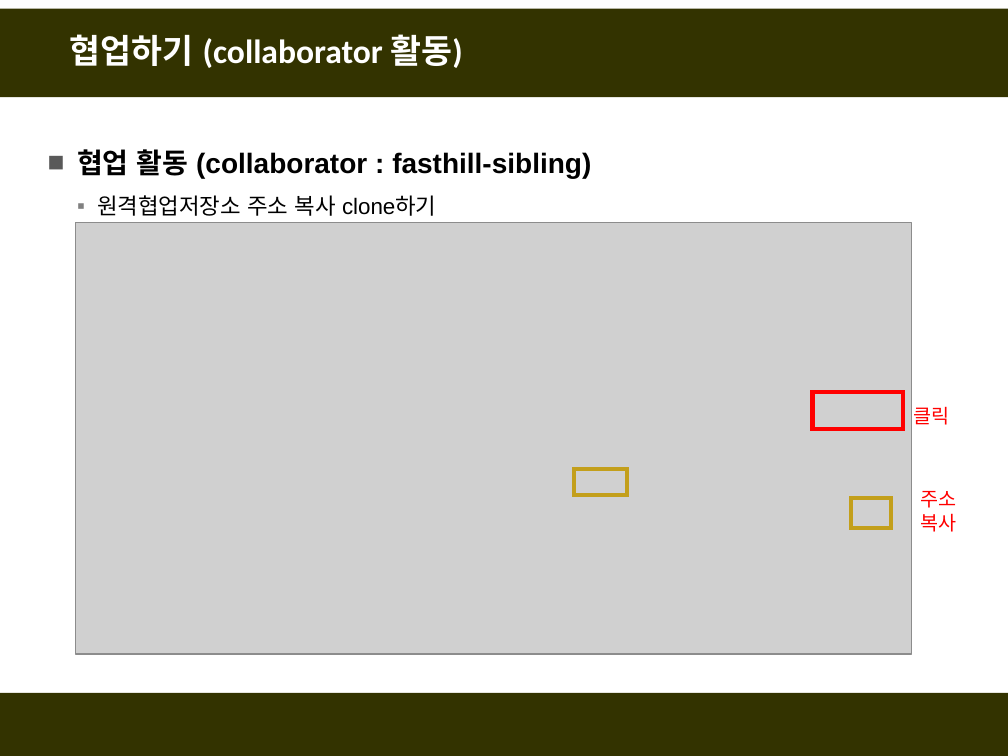
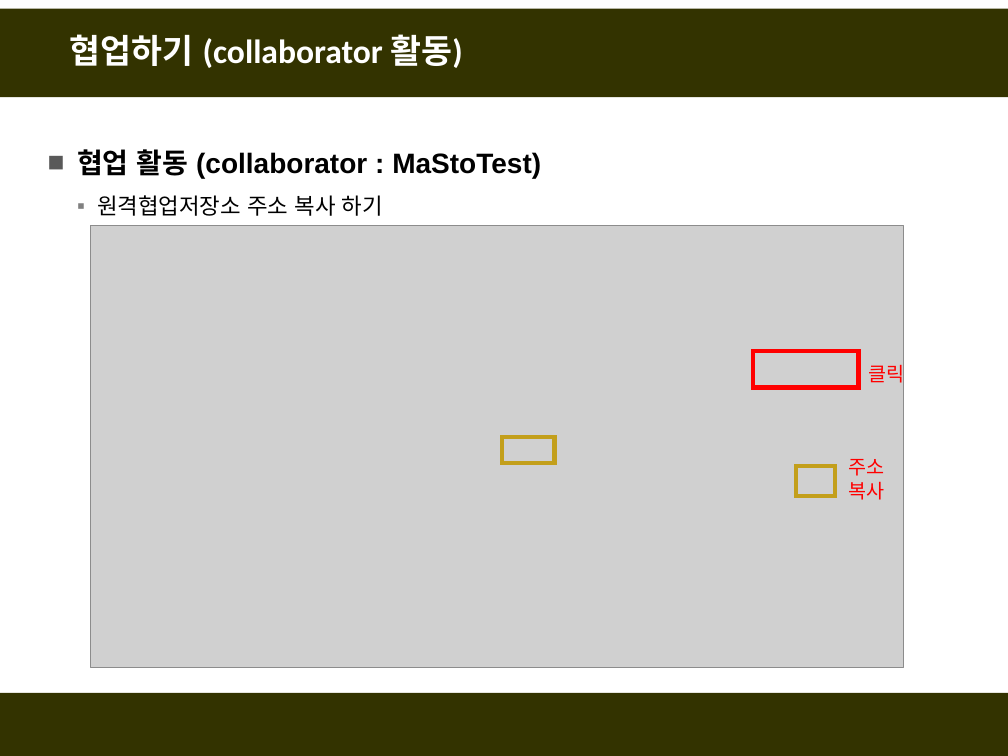
Before and after one commit to fasthill/github-lecture, a slide deck: slide 18 of git및github첫걸음4-협업하기.pptx. Drawn at 1008x756 pixels with LibreOffice and Linux fonts; fonts in the diff are those of the drawing; grey boxes stand for pictures. Boxes give left, top, right and bottom in pixels: in the first picture for what was removed or moved away, otherwise in the second. Text is boxed around its words. In the diff, an @@ line names an element or a change of style, - is before the commit and + after.

```diff
--- a/git및github첫걸음4-협업하기.pptx
+++ b/git및github첫걸음4-협업하기.pptx
@@ text at [77, 149, 541, 216]: text changed @@
-■ 협업 활동 (collaborator : fasthill-sibling)
-  ▪ 원격협업저장소 주소 복사 clone하기
+■ 협업 활동 (collaborator : MaStoTest)
+  ▪ 원격협업저장소 주소 복사 하기
@@ picture: place and size @@
-picture at [76, 223, 911, 654]
+picture at [91, 226, 904, 667]
@@ rectangle: place and size @@
-rectangle at [812, 392, 903, 428]
+rectangle at [753, 351, 859, 387]
@@ text "클릭" rewrapped from [914, 406, 950, 425] to [868, 361, 904, 387] @@
@@ rectangle: place and size @@
-rectangle at [575, 470, 627, 496]
+rectangle at [502, 436, 554, 463]
@@ rectangle: place and size @@
-rectangle at [851, 498, 890, 528]
+rectangle at [795, 466, 835, 496]
@@ text "주소": place and size @@
-text "주소" at [921, 491, 957, 532]
+text "주소" at [849, 459, 885, 500]
```
Also in this commit, not shown: 16 other slides changed, 8 slides added, 2 slides removed.
